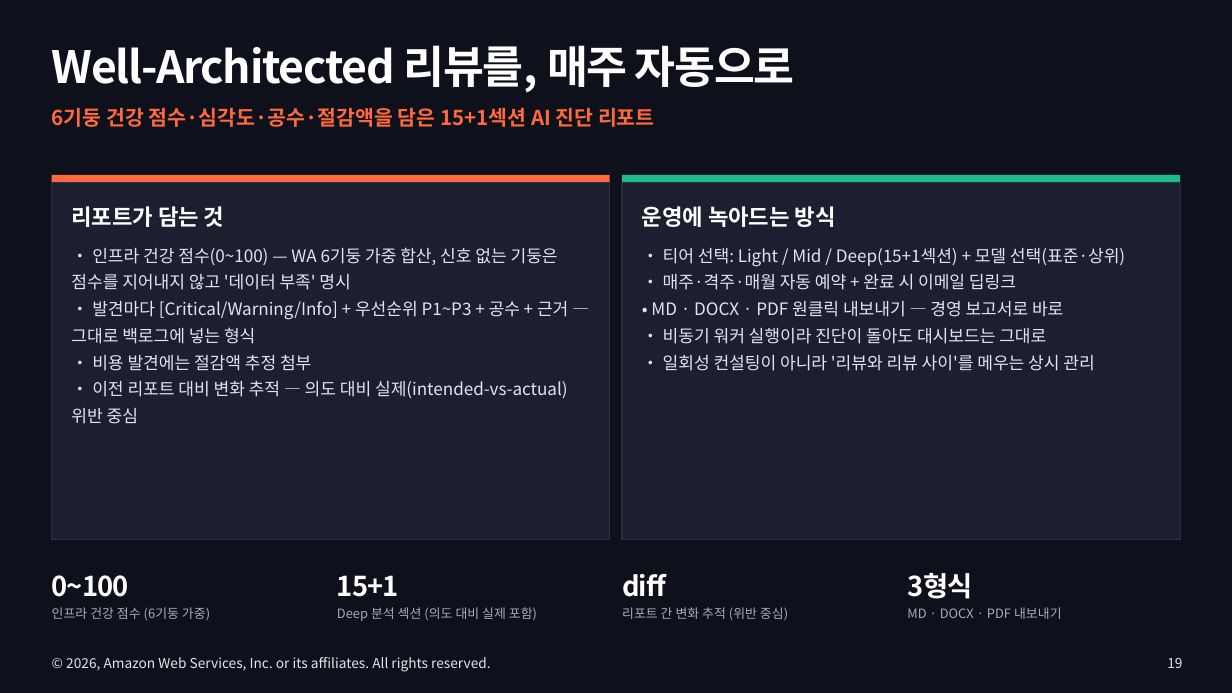
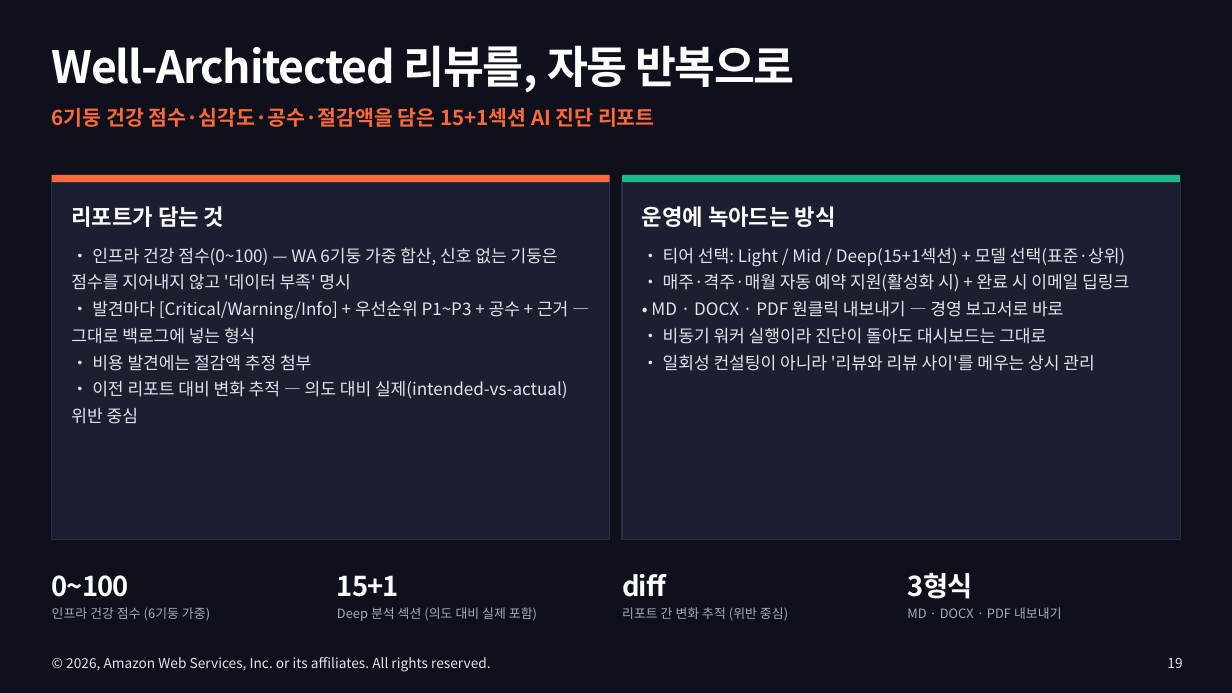
Before and after one commit to Atom-oh/awsops, a slide deck: slide 19 of docs-site/static/presentation/awsops-intro/awsops-intro.pptx. Drawn at 1232x693 pixels with LibreOffice and Linux fonts; fonts in the diff are those of the drawing. Boxes give left, top, right and bottom in pixels: in the first picture for what was removed or moved away, otherwise in the second. Text is boxed around its words. In the diff, an @@ line names an element or a change of style, - is before the commit and + after.

```diff
--- a/docs-site/static/presentation/awsops-intro/awsops-intro.pptx
+++ b/docs-site/static/presentation/awsops-intro/awsops-intro.pptx
@@ text at (52, 45, 795, 93): text changed @@
-Well-Architected 리뷰를, 매주 자동으로
+Well-Architected 리뷰를, 자동 반복으로
@@ text at (663, 273, 1129, 291): text changed @@
-• 매주·격주·매월 자동 예약 + 완료 시 이메일 딥링크
+• 매주·격주·매월 자동 예약 지원(활성화 시) + 완료 시 이메일 딥링크
```
Also in this commit, not shown: 8 other slides changed, 3 other files.
